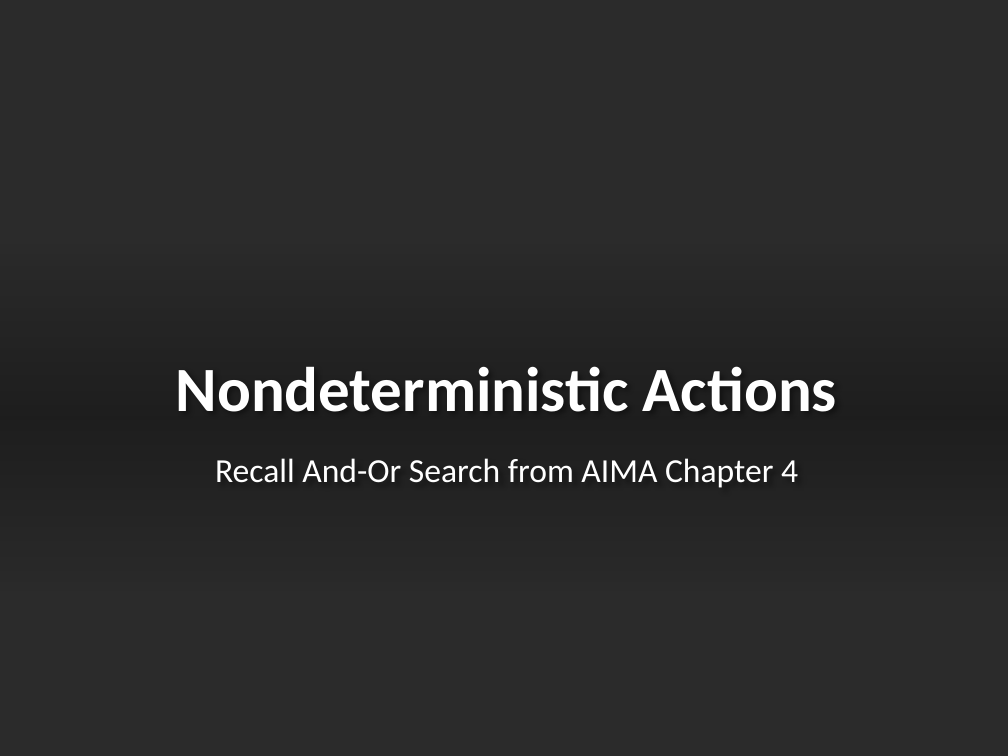
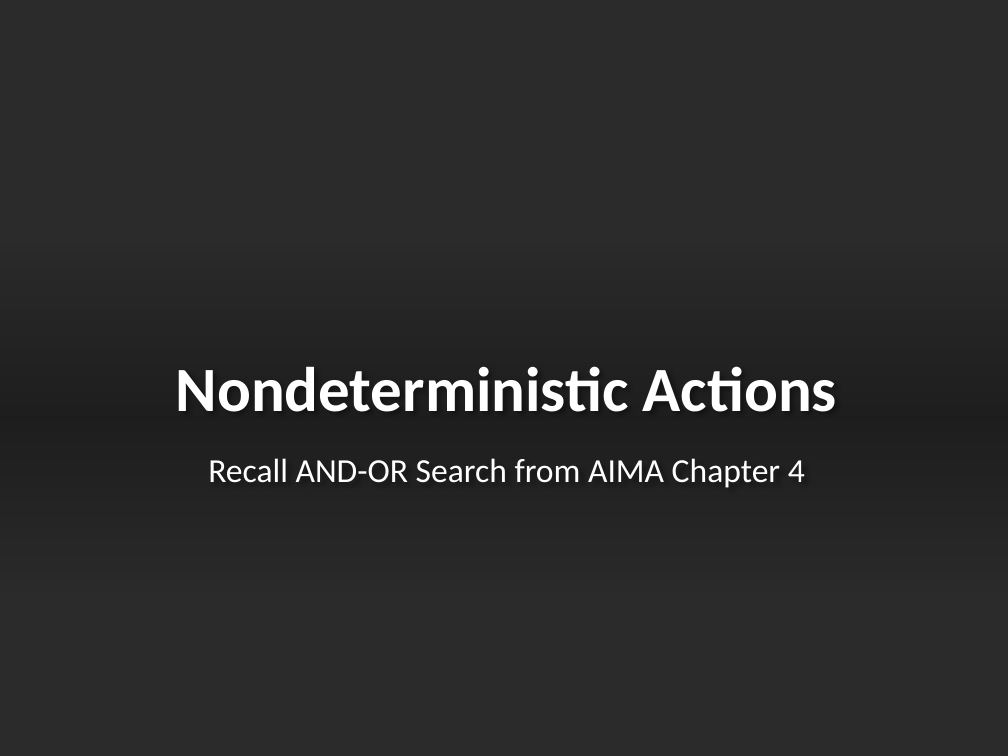
Before and after one commit to mhahsler/CS7320-AI, a slide deck: slide 7 of slides/05_games.pptx. Drawn at 1008x756 pixels with LibreOffice and Linux fonts; fonts in the diff are those of the drawing; background and template pictures are left out; a plain dark background stands for a picture behind light text. Boxes give left, top, right and bottom in pixels: in the first picture for what was removed or moved away, otherwise in the second. Text is boxed around its words. In the diff, an @@ line names an element or a change of style, - is before the commit and + after.

```diff
--- a/slides/05_games.pptx
+++ b/slides/05_games.pptx
@@ text at box(208, 458, 805, 488): text changed @@
-Recall And-Or Search from AIMA Chapter 4
+Recall AND-OR Search from AIMA Chapter 4
```
Also in this commit, not shown: 2 other slides changed, 1 other file.
